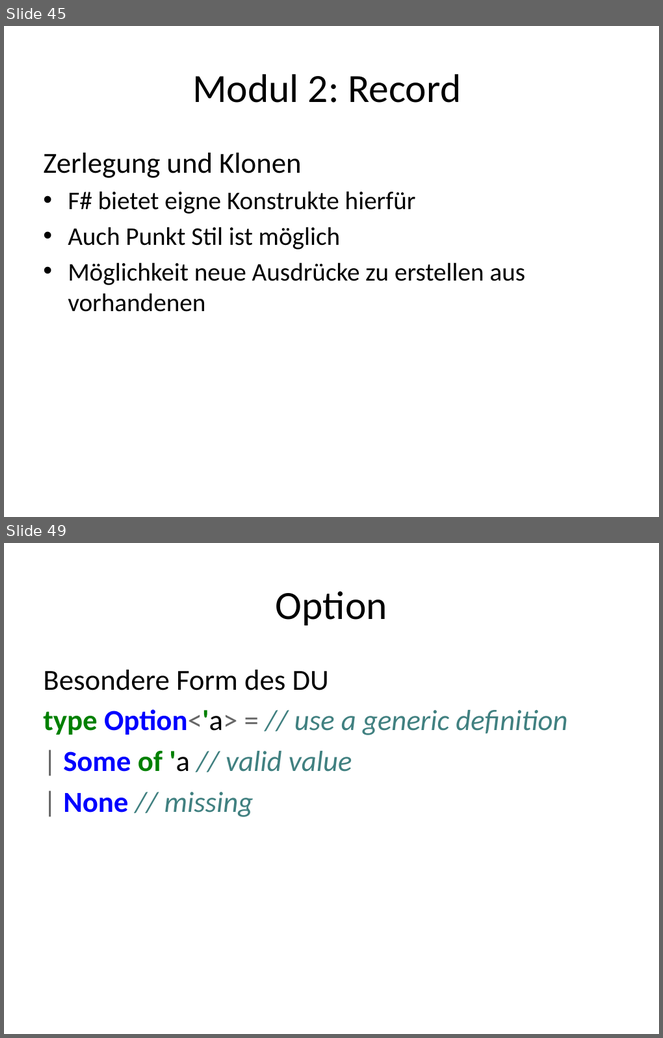
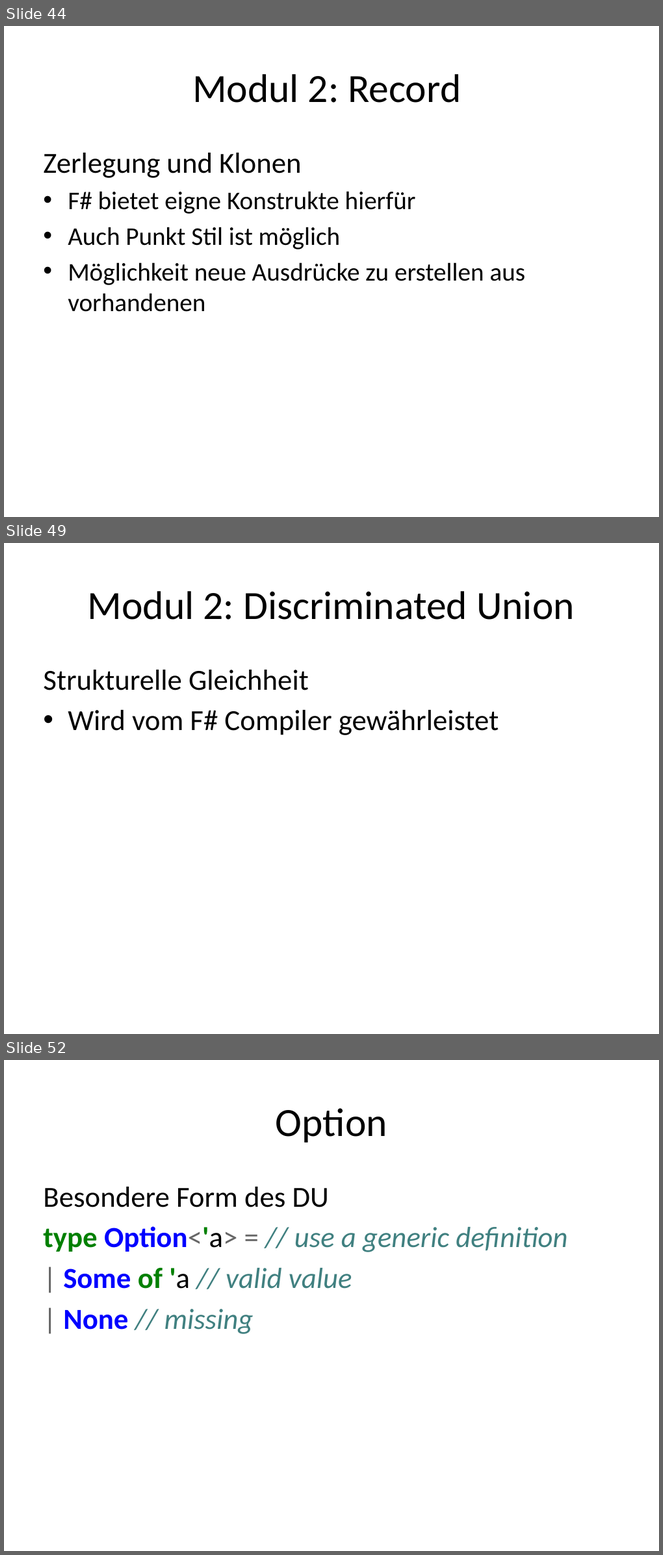
Before and after one commit to nasserbrake/Spartakiade2017, a slide deck: FSharp.pptx. Shown one above the other, each under a label of ours: slides 45 and 49 before the commit, slides 44, 49 and 52 after it; the slides between them are not shown. The pictures are 663x1038 and 663x1555 pixels, drawn with LibreOffice and Linux fonts; fonts in the diff are those of the drawing. Boxes give left, top, right and bottom in pixels: in the first picture for what was removed or moved away, otherwise in the second. Text is boxed around its words. In the diff, an @@ line names an element or a change of style, - is before the commit and + after.

```diff
--- a/FSharp.pptx
+++ b/FSharp.pptx
@@ slide 49 added at (4,543,659,1034), background #FFFFFF @@
@@ title added at (88,591,575,620), 44 pt, text #000000 @@
+Modul 2: Discriminated Union
@@ text added at (43,670,499,735), 32 pt, text #000000 @@
+Strukturelle Gleichheit
+• Wird vom F# Compiler gewährleistet
@@ what was slide 45 is now slide 44 @@
@@ what was slide 49 is now slide 52 @@
```
Also in this commit, not shown: 4 slides changed, 3 other slides added, 1 slide removed, 3 other files.
